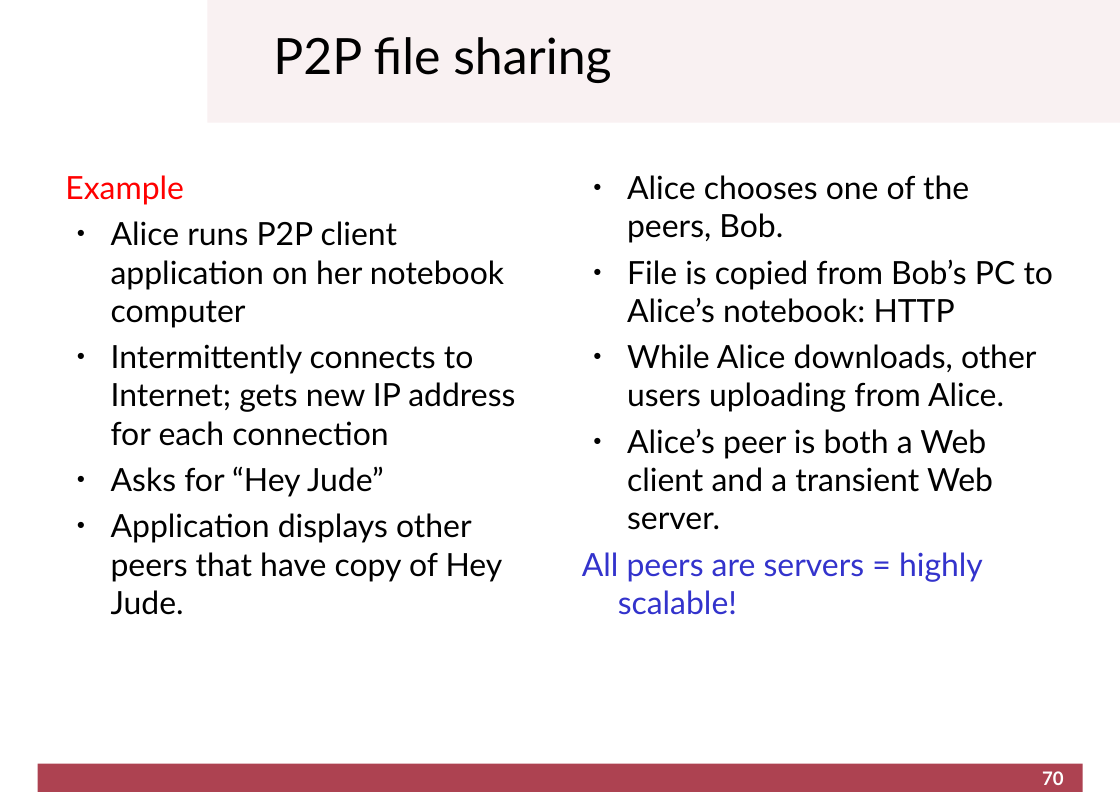
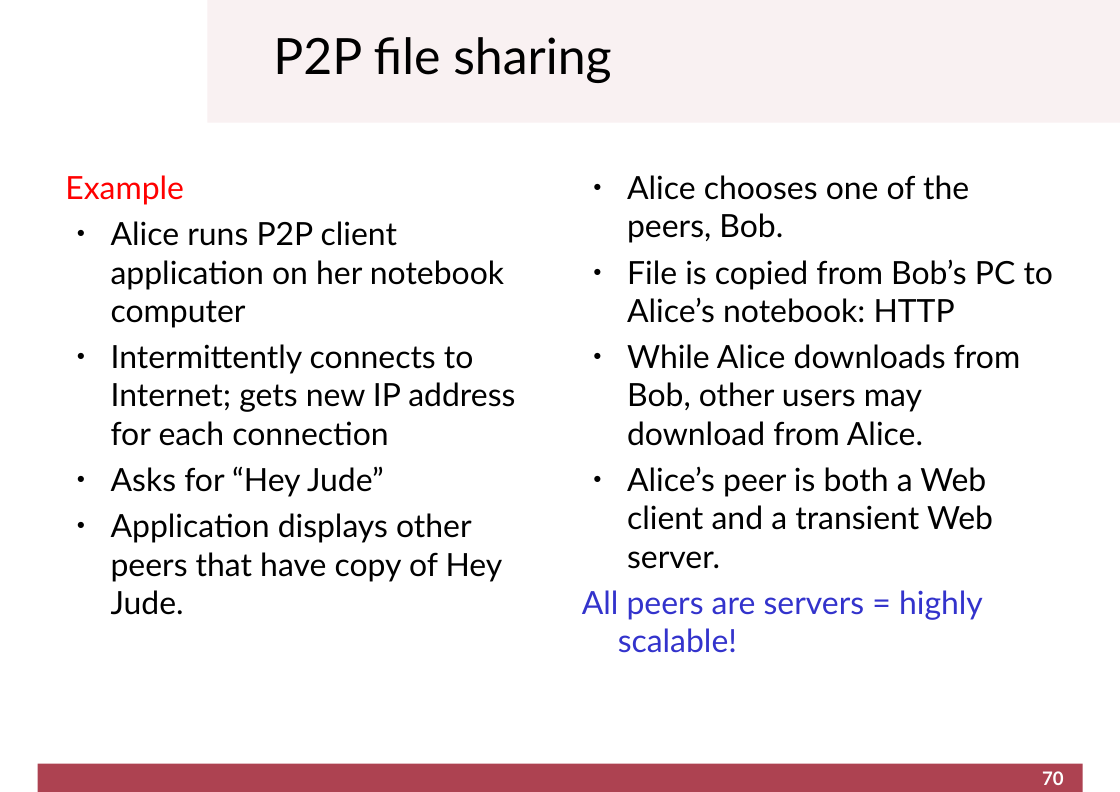
Before and after one commit to cletomartin/redes1, a slide deck: slide 70 of slides/application.odp. Drawn at 1120x792 pixels with LibreOffice and Linux fonts; fonts in the diff are those of the drawing; background and template pictures are left out. Boxes give left, top, right and bottom in pixels: in the first picture for what was removed or moved away, otherwise in the second. Text is boxed around its words. In the diff, an @@ line names an element or a change of style, - is before the commit and + after.

```diff
--- a/slides/application.odp
+++ b/slides/application.odp
@@ text at <box>627,344,1021,446</box>: text changed @@
-● While Alice downloads, other users uploading from Alice.
+● While Alice downloads from Bob, other users may download from Alice.
```
Also in this commit, not shown: 11 other slides changed, 1 other file.
